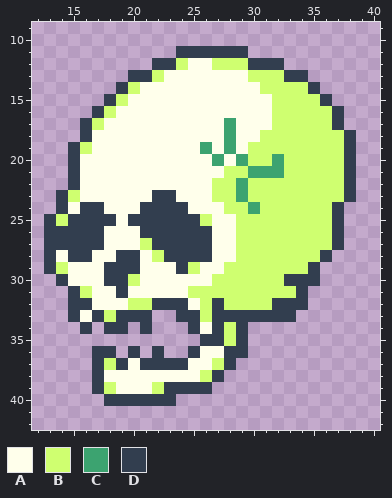
A pixel-art sprite gets an edit: layouts/img/skull4.png. Above: the version before the commit.
The file is 52x52 pixels. Shown: x 12..40, y 9..42.
Palette (. is transparent): A #ffffeb  B #cfff70  C #3ca370  D #323e4f
Pixels before, first column x 13:
11 ...........DDDDDD.........
12 .........DDBAABBBDDD......
13 .......DDBAAAAAAABBBDD....
14 ......DBAAAAAAAAAABBBBD...
15 .....DBAAAAAAAAAAAABBBBD..
16 ....DBAAAAAAAAAAAAABBBBBD.
17 ...DBAAAAAAAAAACAAABBBBBD.
18 ...DAAAAAAAAAAACAABBBBBBBD
19 ..DBAAAAAAAAACACABBBBBBBBD
20 ..DAAAAAAAAAAACACBBCBBBBBD
21 ..DAAAAAAAAAAAABBCCCBBBBBD
22 ..DAAAAAAAAAAABBCBBBBBBBBD
23 .DBAAAAAADDAAABBCBBBBBBBBD
24 .DADDAAADDDDAAABBCBBBBBBD.
25 DBDDDDADDDDDDBAABBBBBBBBD.
26 DDDDDAAADDDDDDAABBBBBBBBD.
27 DDDDDAAABDDDDDAABBBBBBBBD.
28 DADDAADDABDDDDAABBBBBBBD..
29 DBAAADDDAAADBAABBBBBBBD...
30 .DAAADDBAAAAAABBBBBBDDD...
31 ..DBAADAAAAABBBBBBBBBD....
32 ..DDAAABBDDDABDBBBBDDD....
33 ..DADBDDD..DDBDDDDDDD.....
34 ...D.DD.D...DADBD.........
35 .............DDBD.........
36 ....DD.D.D..DAADD.........
37 ....DBDADDDDAABD..........
38 ....DAAAAAAAABD...........
39 ....DBAAABDDDD............
40 .....DDDDDD...............
And afterwards:
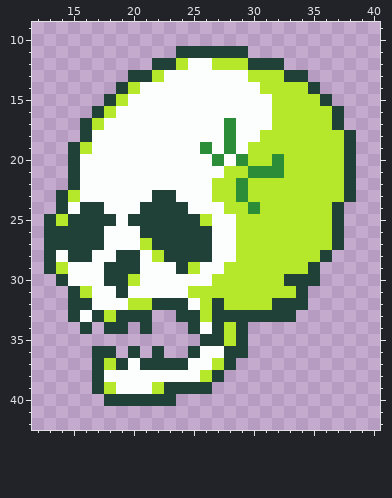
Changes in this commit:
colour A: #ffffeb -> #fcfefe
colour B: #cfff70 -> #b5e82a
colour C: #3ca370 -> #2b8d38
colour D: #323e4f -> #1f4137
